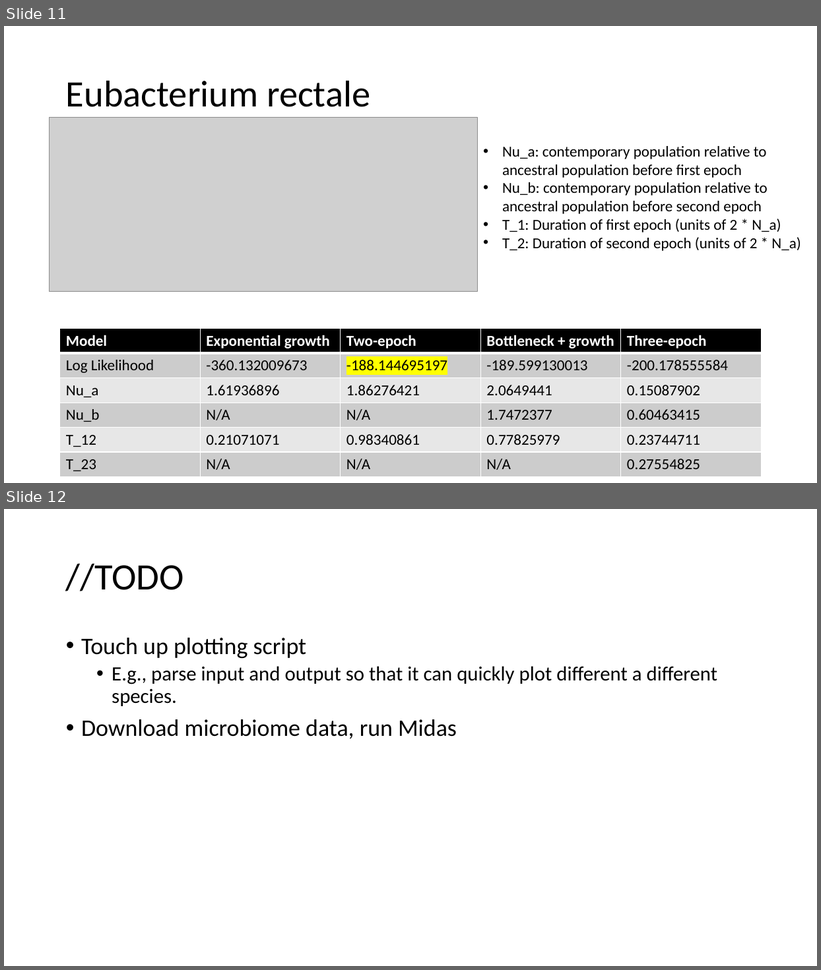
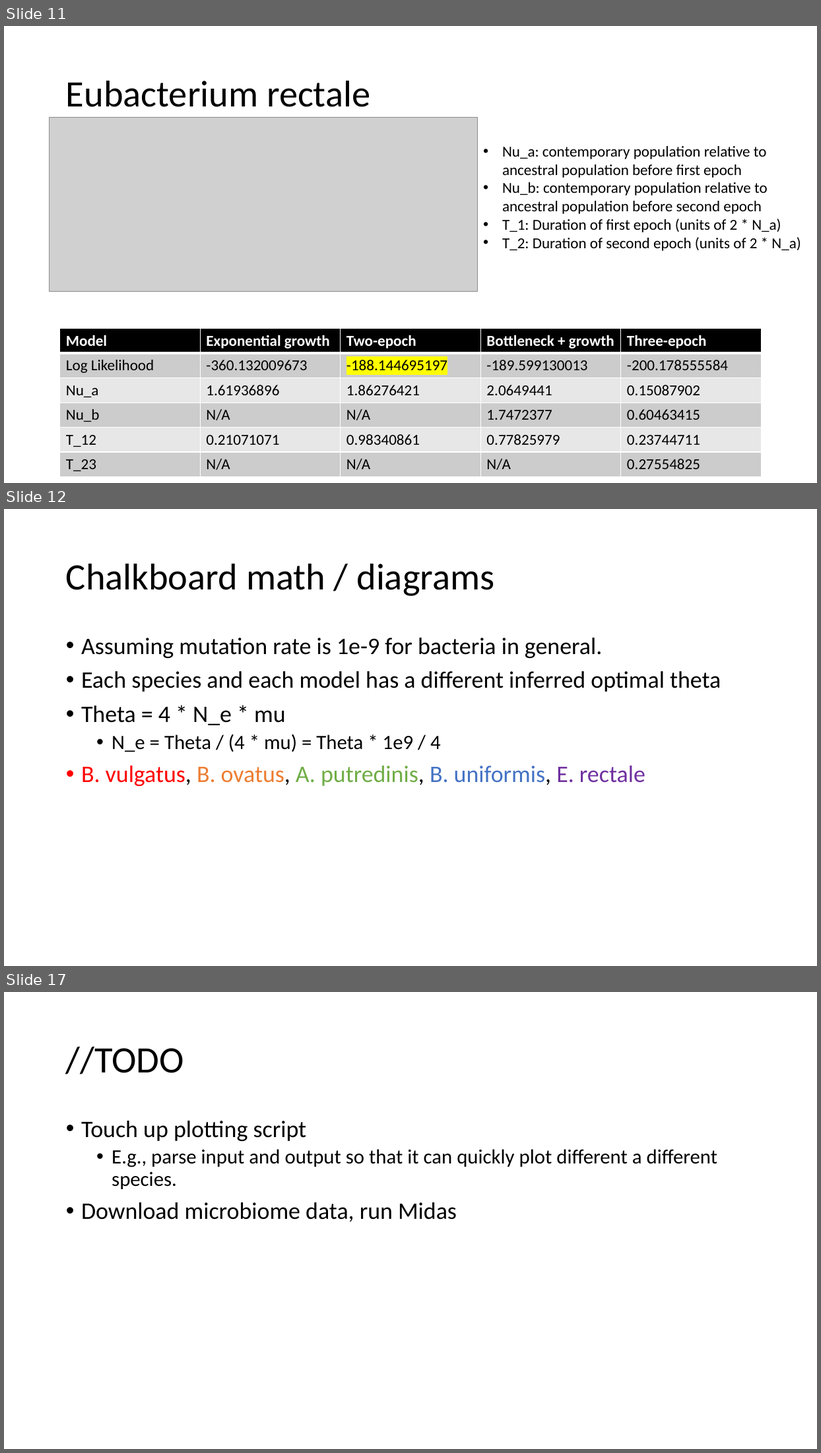
Before and after one commit to jon-mah/demo_for_ccgb, a slide deck: Summary/20210118_demo_for_ccgb_rotation_update.pptx. Shown one above the other, each under a label of ours: slides 11 and 12 before the commit, slides 11, 12 and 17 after it; the slides between them are not shown. The pictures are 821x970 and 821x1453 pixels, drawn with LibreOffice and Linux fonts; fonts in the diff are those of the drawing; grey boxes stand for pictures. Boxes give left, top, right and bottom in pixels: in the first picture for what was removed or moved away, otherwise in the second. Text is boxed around its words. In the diff, an @@ line names an element or a change of style, - is before the commit and + after.

```diff
--- a/Summary/20210118_demo_for_ccgb_rotation_update.pptx
+++ b/Summary/20210118_demo_for_ccgb_rotation_update.pptx
@@ slide 12 added at box(4, 509, 817, 966), background #FFFFFF @@
@@ title added at box(66, 563, 494, 596), 44 pt, text #000000 @@
+Chalkboard math / diagrams
@@ text added at box(81, 638, 721, 786), 28 pt, text #000000 @@
+• Assuming mutation rate is 1e-9 for bacteria in general.
+• Each species and each model has a different inferred optimal theta
+• Theta = 4 * N_e * mu
+  • N_e = Theta / (4 * mu) = Theta * 1e9 / 4
+• B. vulgatus, B. ovatus, A. putredinis, B. uniformis, E. rectale
@@ what was slide 12 is now slide 17 @@
```
Also in this commit, not shown: 1 slide changed, 4 other slides added, 2 other files.
